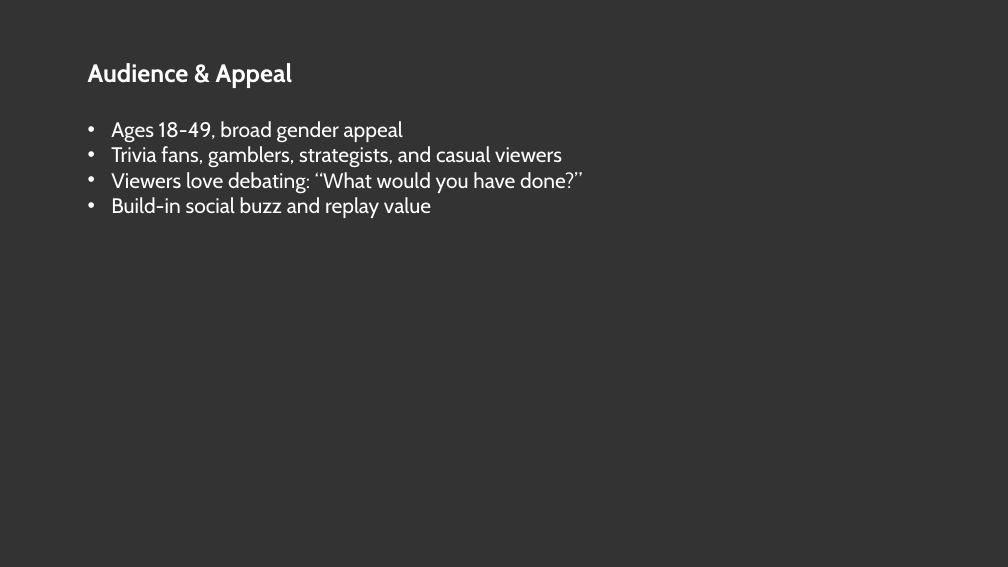
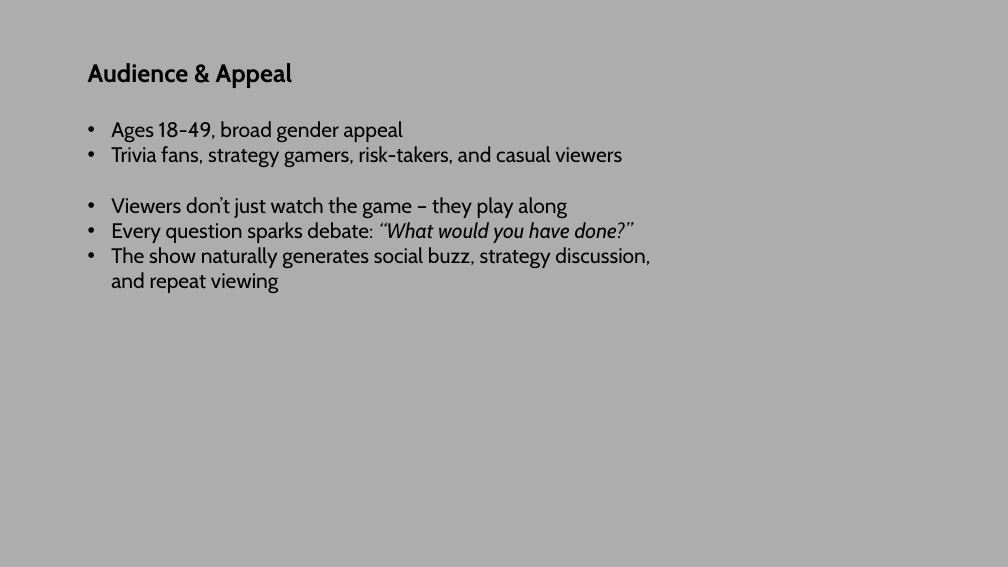
Before and after one commit to mikehardware/risk-vs-reward, a slide deck: slide 7 of risk-vs-reward/downloads/RvR Pitch Deck.pptx. Drawn at 1008x567 pixels with LibreOffice and Linux fonts; fonts in the diff are those of the drawing. Boxes give left, top, right and bottom in pixels: in the first picture for what was removed or moved away, otherwise in the second. Text is boxed around its words. In the diff, an @@ line names an element or a change of style, - is before the commit and + after.

```diff
--- a/risk-vs-reward/downloads/RvR Pitch Deck.pptx
+++ b/risk-vs-reward/downloads/RvR Pitch Deck.pptx
@@ background #333333 to #ADADAD @@
@@ text "Audience & Appeal" at bbox=[88, 63, 293, 88]: text colour #FFFFFF to #000000 @@
@@ text at bbox=[111, 146, 650, 293]: text changed; text colour #FFFFFF to #000000 @@
-• Trivia fans, gamblers, strategists, and casual viewers
-• Viewers love debating: “What would you have done?”
-• Build-in social buzz and replay value
+• Trivia fans, strategy gamers, risk-takers, and casual viewers
+• Viewers don’t just watch the game – they play along
+• Every question sparks debate: “What would you have done?”
+• The show naturally generates social buzz, strategy discussion, and repeat viewing
@@ text at bbox=[111, 121, 403, 142]: text colour #FFFFFF to #000000 in "Ages 18-49, broad gender appeal" @@
```
Also in this commit, not shown: 9 other slides changed, 13 other files.
